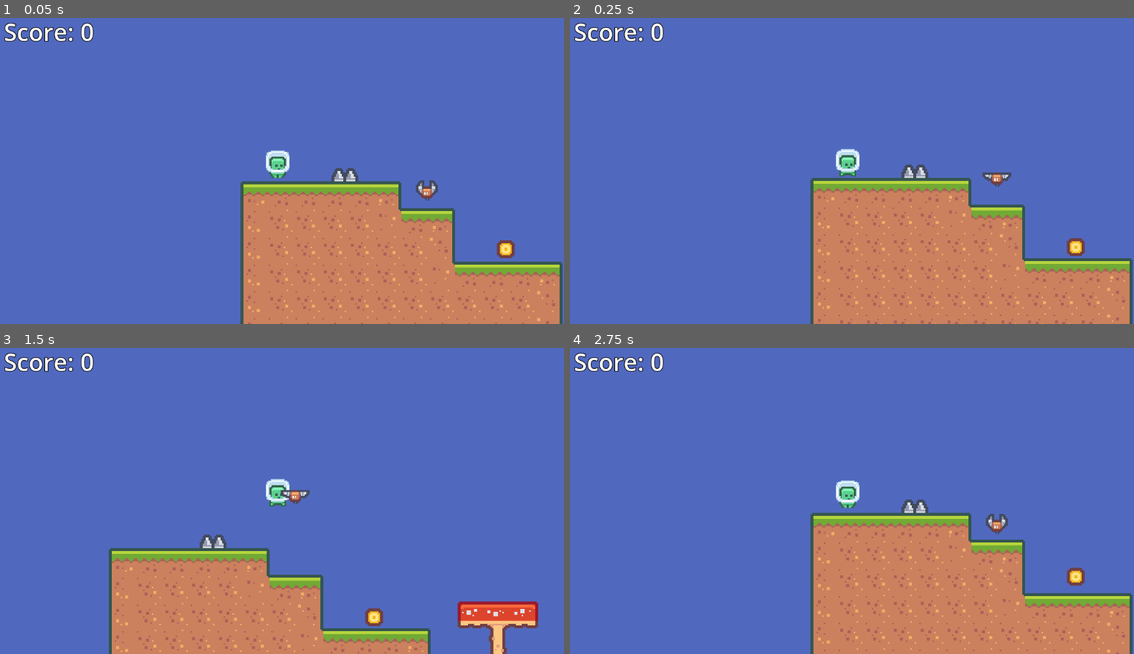
Above: before the commit, frames 1-4 (two rows, left to right).
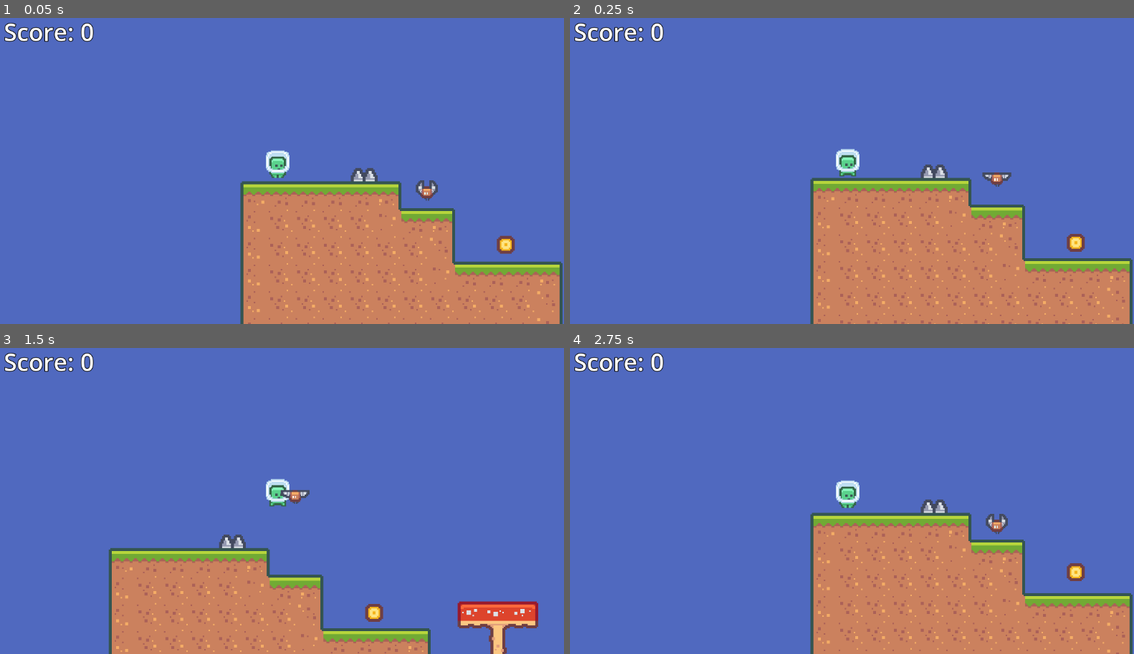
Above: after the commit, the same moments.

Repository: Teeohbee/JumpMan
Game: Godot game, scene res://Level1.tscn
Two runs of this game, one before a commit and one after it. Both use one fixed random seed, a clock stepped at 60 frames per second and the inputs below.
Inputs:
- Up to frame 1 (0.05 s): no input
- Up to frame 2 (0.25 s): no input
- Up to frame 3 (1.5 s): hold Right from 0.53 s (still down); tap Space at 0.77 s
- Up to frame 4 (2.75 s): tap Space at 1.52 s; release Right at 2.03 s; hold Left from 2.03 s (still down)

The runs differ from the first frame. In frame 1, 0.5% of the frame differs, in the area x 58-92%, y 49-79%; in frame 2, 0.5%; in frame 3, 0.5%; in frame 4, 0.5%, in the area x 58-92%, y 49-78%.
Error in both runs: Invalid assignment of property or key 'paused' with value of type 'bool' on a base object of type 'null instance'. (res://Player.gd:35)

Commit message:
Extract player into its own scene - Tidy up scene positions

Diff:
--- a/Coin.tscn
+++ b/Coin.tscn
@@ -7,7 +7,6 @@
 radius = 6.08276
 
 [node name="Coin" type="Area2D"]
-position = Vector2(153, 56)
 script = ExtResource("1_k1qq5")
 metadata/_edit_group_ = true
 
--- a/Enemy.tscn
+++ b/Enemy.tscn
@@ -29,7 +29,6 @@
 }]
 
 [node name="Enemy" type="Area2D"]
-position = Vector2(44, 0)
 scale = Vector2(0.8, 0.8)
 script = ExtResource("1_bjemg")
 move_direction = Vector2(0, -50)
--- a/Level1.tscn
+++ b/Level1.tscn
@@ -1,9 +1,7 @@
-[gd_scene load_steps=14 format=3 uid="uid://285tlqb6fbvv"]
+[gd_scene load_steps=9 format=3 uid="uid://285tlqb6fbvv"]
 
 [ext_resource type="Texture2D" uid="uid://biwond464pw3f" path="res://Sprites/Tiles/tiles_packed.png" id="1_kthgv"]
-[ext_resource type="Texture2D" uid="uid://bqb4j84403j2a" path="res://Sprites/Characters/character_0000.png" id="2_7gsv3"]
-[ext_resource type="Script" path="res://Player.gd" id="2_ihjgl"]
-[ext_resource type="Texture2D" uid="uid://2k3iywmsqila" path="res://Sprites/Characters/character_0001.png" id="4_b1ydn"]
+[ext_resource type="PackedScene" uid="uid://dah2cf0q0wv31" path="res://Player.tscn" id="2_df6wc"]
 [ext_resource type="PackedScene" uid="uid://dgyug807w766s" path="res://Enemy.tscn" id="4_qixg0"]
 [ext_resource type="PackedScene" uid="uid://b67dgeb4spiqy" path="res://Spike.tscn" id="5_7jbpj"]
 [ext_resource type="PackedScene" uid="uid://btyvkjef6t72e" path="res://Coin.tscn" id="6_6ux4o"]
@@ -729,28 +727,6 @@
 physics_layer_0/collision_layer = 1
 sources/0 = SubResource("TileSetAtlasSource_tktp5")
 
-[sub_resource type="SpriteFrames" id="SpriteFrames_wjjdd"]
-animations = [{
-"frames": [{
-"duration": 1.0,
-"texture": ExtResource("2_7gsv3")
-}, {
-"duration": 1.0,
-"texture": ExtResource("4_b1ydn")
-}],
-"loop": true,
-"name": &"default",
-"speed": 5.0
-}]
-
-[sub_resource type="CapsuleShape2D" id="CapsuleShape2D_wbg0b"]
-height = 24.0
-
-[sub_resource type="LabelSettings" id="LabelSettings_uc57t"]
-font_size = 48
-outline_size = 5
-outline_color = Color(0, 0, 0, 1)
-
 [node name="Main" type="Node2D"]
 
 [node name="TileMap" type="TileMap" parent="."]
@@ -759,37 +735,16 @@
 format = 2
 layer_0/tile_data = PackedInt32Array(-5, 196608, 1, 65531, 262144, 1, 131067, 131072, 6, 196603, 131072, 6, 262139, 131 …(1878 unchanged characters)…
 
-[node name="Player" type="CharacterBody2D" parent="." groups=["Player"]]
-scale = Vector2(0.8, 0.8)
-script = ExtResource("2_ihjgl")
-
-[node name="AnimatedSprite2D" type="AnimatedSprite2D" parent="Player"]
-scale = Vector2(1, 1)
-sprite_frames = SubResource("SpriteFrames_wjjdd")
-autoplay = "default"
-
-[node name="CollisionShape2D" type="CollisionShape2D" parent="Player"]
-shape = SubResource("CapsuleShape2D_wbg0b")
-
-[node name="Camera2D" type="Camera2D" parent="Player"]
-zoom = Vector2(3, 3)
-
-[node name="CanvasLayer" type="CanvasLayer" parent="Player"]
-
-[node name="ScoreText" type="Label" parent="Player/CanvasLayer"]
-offset_left = 25.0
-offset_top = 25.0
-offset_right = 205.0
-offset_bottom = 95.0
-text = "Score: 0"
-label_settings = SubResource("LabelSettings_uc57t")
+[node name="Player" parent="." instance=ExtResource("2_df6wc")]
 
 [node name="Enemy" parent="." instance=ExtResource("4_qixg0")]
 position = Vector2(100, 20)
 
 [node name="Spike" parent="." instance=ExtResource("5_7jbpj")]
+position = Vector2(58, 4)
 
 [node name="Coin" parent="." instance=ExtResource("6_6ux4o")]
+position = Vector2(153, 53)
 
 [node name="EndFlag" parent="." instance=ExtResource("7_ipmu1")]
 position = Vector2(728, -14)
--- /dev/null
+++ b/Player.tscn
@@ -0,0 +1,51 @@
+[gd_scene load_steps=7 format=3 uid="uid://dah2cf0q0wv31"]
+
+[ext_resource type="Script" path="res://Player.gd" id="1_ygsok"]
+[ext_resource type="Texture2D" uid="uid://bqb4j84403j2a" path="res://Sprites/Characters/character_0000.png" id="2_q813s"]
+[ext_resource type="Texture2D" uid="uid://2k3iywmsqila" path="res://Sprites/Characters/character_0001.png" id="3_wka08"]
+
+[sub_resource type="SpriteFrames" id="SpriteFrames_wjjdd"]
+animations = [{
+"frames": [{
+"duration": 1.0,
+"texture": ExtResource("2_q813s")
+}, {
+"duration": 1.0,
+"texture": ExtResource("3_wka08")
+}],
+"loop": true,
+"name": &"default",
+"speed": 5.0
+}]
+
+[sub_resource type="CapsuleShape2D" id="CapsuleShape2D_wbg0b"]
+height = 24.0
+
+[sub_resource type="LabelSettings" id="LabelSettings_uc57t"]
+font_size = 48
+outline_size = 5
+outline_color = Color(0, 0, 0, 1)
+
+[node name="Player" type="CharacterBody2D" groups=["Player"]]
+scale = Vector2(0.8, 0.8)
+script = ExtResource("1_ygsok")
+
+[node name="AnimatedSprite2D" type="AnimatedSprite2D" parent="."]
+sprite_frames = SubResource("SpriteFrames_wjjdd")
+autoplay = "default"
+
+[node name="CollisionShape2D" type="CollisionShape2D" parent="."]
+shape = SubResource("CapsuleShape2D_wbg0b")
+
+[node name="Camera2D" type="Camera2D" parent="."]
+zoom = Vector2(3, 3)
+
+[node name="CanvasLayer" type="CanvasLayer" parent="."]
+
+[node name="ScoreText" type="Label" parent="CanvasLayer"]
+offset_left = 25.0
+offset_top = 25.0
+offset_right = 205.0
+offset_bottom = 95.0
+text = "Score: 0"
+label_settings = SubResource("LabelSettings_uc57t")
--- a/Spike.tscn
+++ b/Spike.tscn
@@ -7,7 +7,6 @@
 size = Vector2(16, 8)
 
 [node name="Spike" type="Area2D"]
-position = Vector2(45, 4)
 script = ExtResource("1_1sb8q")
 
 [node name="Sprite" type="Sprite2D" parent="."]
